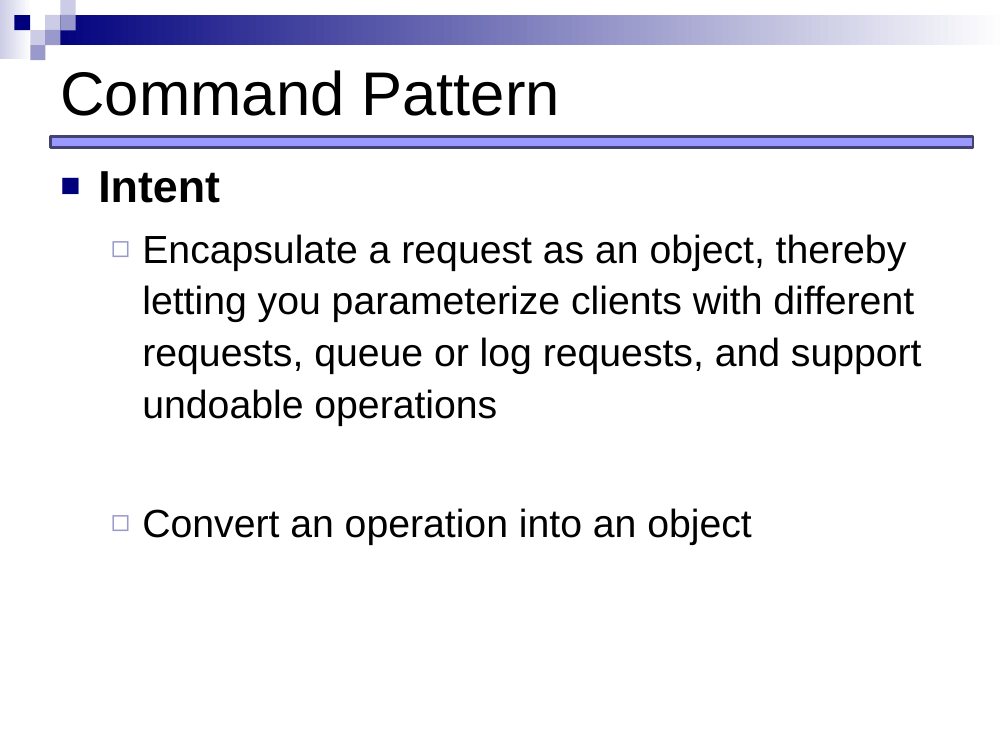
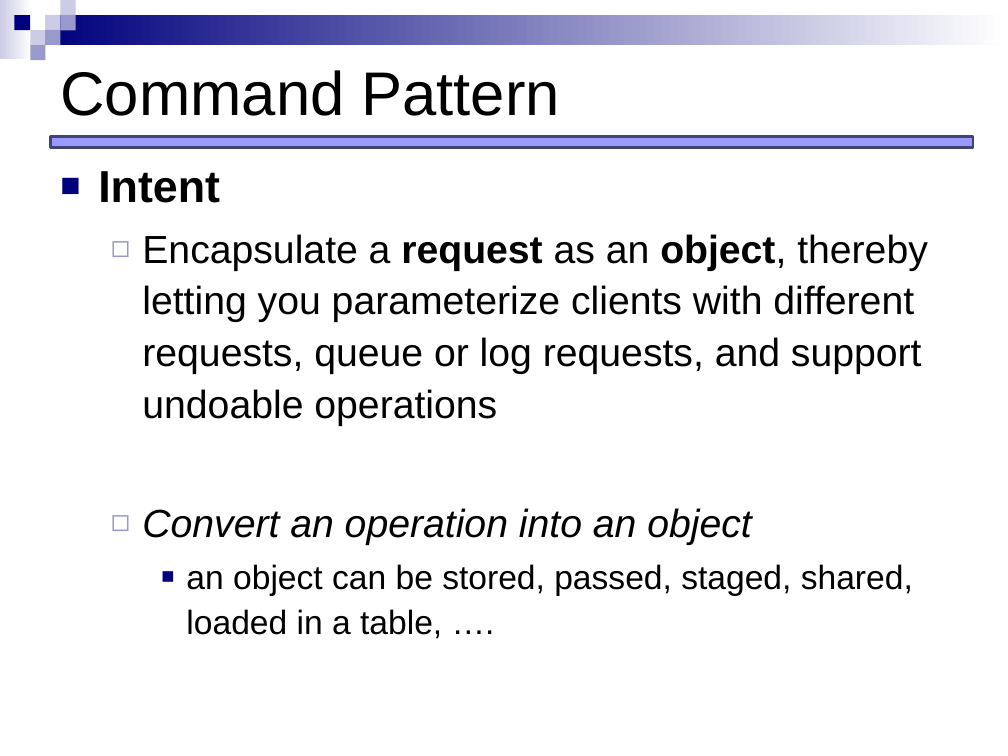
Before and after one commit to JCEleanor/CSCI-598-notes, a slide deck: slide 9 of lecture-slides/Behavioral_command_memento.pptx. Drawn at 1008x756 pixels with LibreOffice and Linux fonts; fonts in the diff are those of the drawing. Boxes give left, top, right and bottom in pixels: in the first picture for what was removed or moved away, otherwise in the second. Text is boxed around its words. In the diff, an @@ line names an element or a change of style, - is before the commit and + after.

```diff
--- a/lecture-slides/Behavioral_command_memento.pptx
+++ b/lecture-slides/Behavioral_command_memento.pptx
@@ text at [142,234,928,545]: bold on in "request object,"; italic on in "Convert an operation into an object" @@
@@ text at [186,564,913,639]: paragraph added @@
+    ■ an object can be stored, passed, staged, shared, loaded in a table, ….
```
Also in this commit, not shown: 25 other slides changed, 1 slide added, 4 other files.
